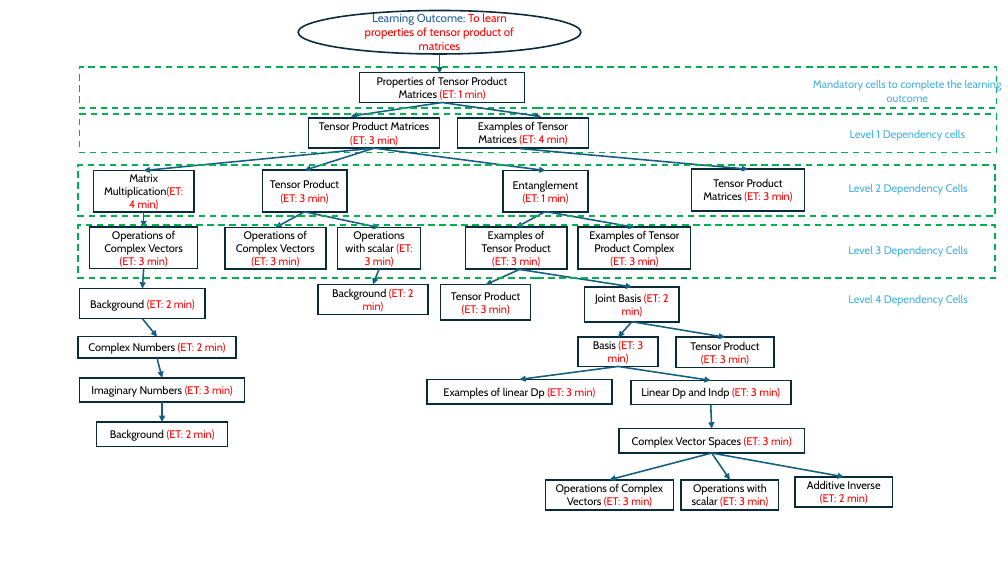
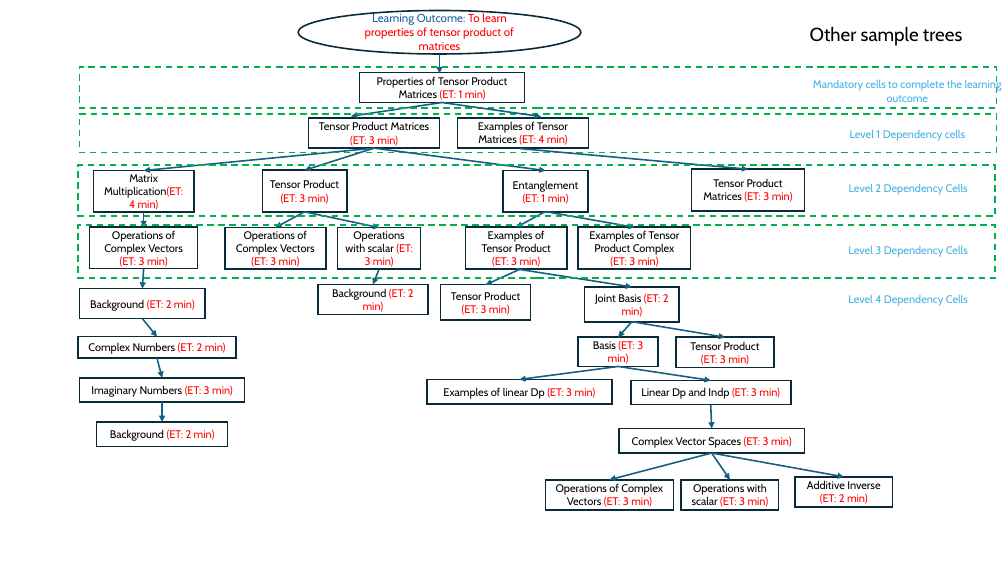
Before and after one commit to krishnapuja/QC_Notes, a slide deck: slide 7 of timing constraint implementation.pptx (slide 8 before the commit). Drawn at 1008x567 pixels with LibreOffice and Linux fonts; fonts in the diff are those of the drawing. Boxes give left, top, right and bottom in pixels: in the first picture for what was removed or moved away, otherwise in the second. Text is boxed around its words. In the diff, an @@ line names an element or a change of style, - is before the commit and + after.

```diff
--- a/timing constraint implementation.pptx
+++ b/timing constraint implementation.pptx
@@ text added at bbox=[810, 26, 962, 46], 18 pt, text #000000 @@
+Other sample trees
```
Also in this commit, not shown: 4 other slides changed, 3 slides added, 4 slides removed, 4 other files.
